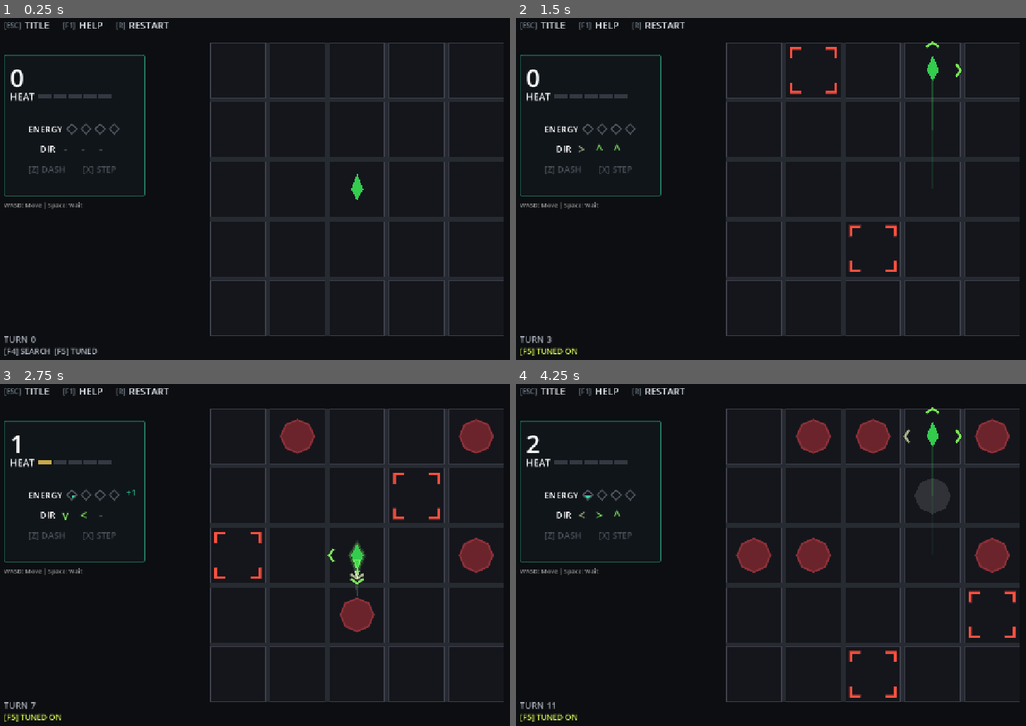
Above: before the commit, frames 1-4 (two rows, left to right).
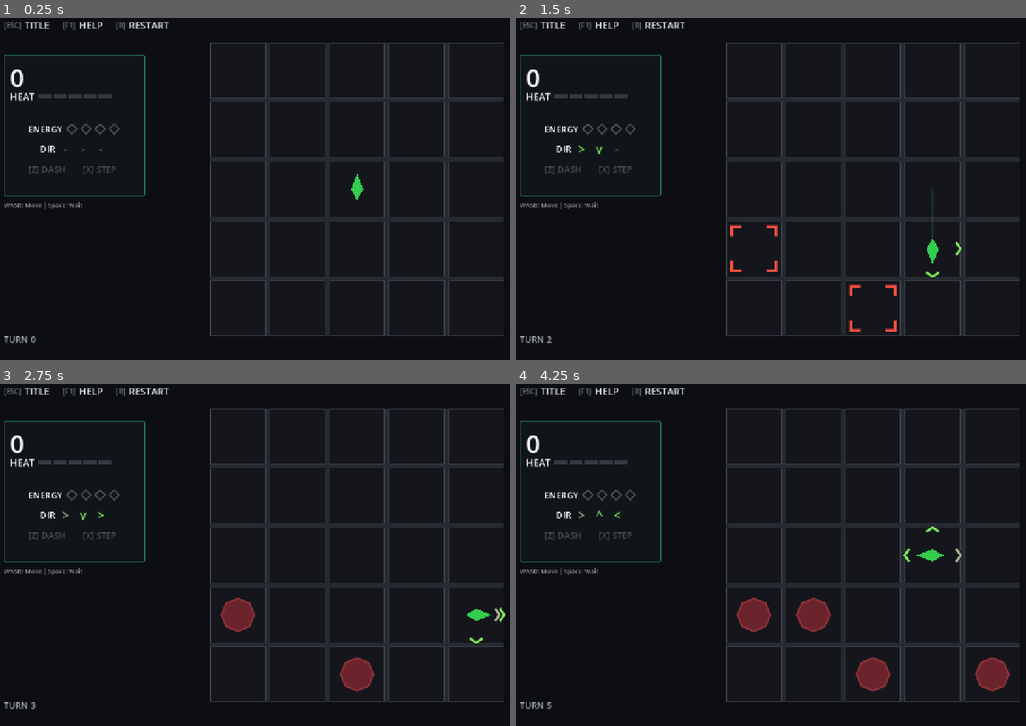
Above: after the commit, the same moments.

Repository: Periodev/DIR_03
Game: Godot game, scene res://scenes/extra_mode/extra_mode.tscn
The game is run twice, just before and just after one commit, with the same random seed, the same clock (stepped at 60 frames per second) and the same inputs. This scene is started directly instead of the project's main scene. Sound files missing from this copy of the repository are replaced by a short silence.
Inputs (mouse positions are in pixels of both pictures, inside the frame that each line leads up to):
- Up to frame 1 (0.25 s): no input
- Up to frame 2 (1.5 s): tap Enter at 0.5 s; move the mouse to (918, 171) at 0.52 s; hold Right (move_right) 0.53-1.28 s; hold X (install_vector) 0.53-1.28 s; click (918, 171) at 0.67 s; tap F5 (reset_level) at 1.25 s; move the mouse to (679, 206) at 1.27 s; hold Down (move_down) from 1.28 s (still down); tap Space (trigger_vector) at 1.35 s
- Up to frame 3 (2.75 s): move the mouse to (336, 476) at 2.02 s; release Down (move_down) at 2.03 s; hold Right (move_right) from 2.03 s (still down); hold Z (undo_command) from 2.03 s (still down)
- Up to frame 4 (4.25 s): move the mouse to (765, 626) at 2.77 s; release Right (move_right) at 2.78 s; release Z (undo_command) at 2.78 s; hold Up (move_up) 2.78-3.53 s; tap Enter at 2.85 s; click (765, 626) at 2.92 s; move the mouse to (964, 609) at 3.52 s; hold Left (move_left) from 3.53 s (still down); tap Keypad Enter at 3.6 s

The runs differ from the first frame. In frame 1, 0.2% of the frame differs, in the area x 0-20%, y 96-99%; in frame 2, 1.2%; in frame 3, 4.1%; in frame 4, 6.6%, in the area x 0-99%, y 6-99%.

Commit message:
Gate debug shortcuts for release

Diff:
--- a/scripts/campaign.gd
+++ b/scripts/campaign.gd
@@ -11,6 +11,7 @@
 const AREAS := LevelCatalogData.AREAS
 const SAVE_VERSION := 1
 const DEFAULT_SAVE_PATH := "user://progress.cfg"
+const DEBUG_SHORTCUTS_ENABLED := false
 
 var completed_levels: Dictionary = {}
 var active_level_id := ""
--- a/scripts/classic_level_select.gd
+++ b/scripts/classic_level_select.gd
@@ -735,6 +735,8 @@
 
 
 func is_unlock_all_key(event: InputEvent) -> bool:
+	if not Campaign.DEBUG_SHORTCUTS_ENABLED:
+		return false
 	if not event is InputEventKey:
 		return false
 	var key_event: InputEventKey = event
@@ -742,6 +744,8 @@
 
 
 func is_complete_selected_key(event: InputEvent) -> bool:
+	if not Campaign.DEBUG_SHORTCUTS_ENABLED:
+		return false
 	if not event is InputEventKey:
 		return false
 	var key_event: InputEventKey = event
--- a/scripts/extra_mode/HUD.gd
+++ b/scripts/extra_mode/HUD.gd
@@ -266,6 +266,7 @@
 	ai_status_label.add_theme_font_size_override("font_size", 18)
 	ai_status_label.horizontal_alignment = HORIZONTAL_ALIGNMENT_RIGHT
 	ai_status_label.add_theme_color_override("font_color", Color(0.68, 0.70, 0.74))
+	ai_status_label.visible = Campaign.DEBUG_SHORTCUTS_ENABLED
 	add_child(ai_status_label)
 
 	gameover_panel = PanelContainer.new()
--- a/scripts/extra_mode/Main.gd
+++ b/scripts/extra_mode/Main.gd
@@ -136,12 +136,12 @@
 		get_viewport().set_input_as_handled()
 		return
 
-	if keycode == KEY_F4:
+	if Campaign.DEBUG_SHORTCUTS_ENABLED and keycode == KEY_F4:
 		_toggle_bot(combo_bot_mcts)
 		get_viewport().set_input_as_handled()
 		return
 
-	if keycode == KEY_F5:
+	if Campaign.DEBUG_SHORTCUTS_ENABLED and keycode == KEY_F5:
 		_toggle_bot(combo_bot_tuned)
 		get_viewport().set_input_as_handled()
 		return
@@ -157,20 +157,20 @@
 		return
 
 	# Debug: fill energy to max (F2)
-	if keycode == KEY_F2:
+	if Campaign.DEBUG_SHORTCUTS_ENABLED and keycode == KEY_F2:
 		board.debug_fill_energy()
 		_on_board_updated()
 		get_viewport().set_input_as_handled()
 		return
 
 	# Debug: spawn dead cell adjacent to player (F3)
-	if keycode == KEY_F3:
+	if Campaign.DEBUG_SHORTCUTS_ENABLED and keycode == KEY_F3:
 		board.debug_spawn_adjacent_dead()
 		get_viewport().set_input_as_handled()
 		return
 
 	# Debug: preview PLN charge visual (F6)
-	if keycode == KEY_F6:
+	if Campaign.DEBUG_SHORTCUTS_ENABLED and keycode == KEY_F6:
 		board.debug_preview_charge()
 		get_viewport().set_input_as_handled()
 		return
--- a/scripts/main.gd
+++ b/scripts/main.gd
@@ -132,6 +132,8 @@
 
 
 func is_quick_complete_key(event: InputEvent) -> bool:
+	if not Campaign.DEBUG_SHORTCUTS_ENABLED:
+		return false
 	if not event is InputEventKey:
 		return false
 	var key_event: InputEventKey = event
--- a/scripts/world_map.gd
+++ b/scripts/world_map.gd
@@ -533,6 +533,8 @@
 
 
 func is_unlock_all_key(event: InputEvent) -> bool:
+	if not Campaign.DEBUG_SHORTCUTS_ENABLED:
+		return false
 	if not event is InputEventKey:
 		return false
 	var key_event: InputEventKey = event
Not shown, changed: tools/verify_v11_static.ps1
